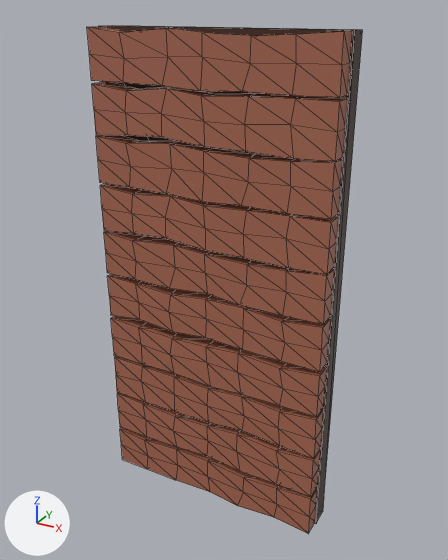
The glTF model client-native/assets/models/wall_wst_Side.glb, before and after one commit.
The view is the same before and after, from a 50 mm camera at (1.14, -2.42, 2.06) aimed at (0.02, -0.38, 1.05). The axes (+X, +Y, +Z) are drawn at lower left. The lights are the same throughout. The picture after the commit comes second. Mesh edges are drawn as thin lines. Where no turn or scale is listed for an object, it has been applied to the vertices. Vertices at exactly the same position are counted once.

Before the edit, the objects in view are built like this:
```python
me_cube_024 = bpy.data.meshes.new('Cube.024')
me_cube_024.from_pydata(...)  # a box spanning x -0.5..0.5, y -0.42..-0.34, z 0.0..2.0
me_cube_024.materials.append(mat_defaultmaterial)
me_cube_027 = bpy.data.meshes.new('Cube.027')
me_cube_027.from_pydata(...)  # 420 vertices, 800 faces; spans x -0.49..0.49, y -0.5..-0.41, z 0.0..2.0
me_cube_027.materials.append(mat_defaultmaterial_001)
ob_cube_015 = bpy.data.objects.new('Cube.015', me_cube_024)
ob_cube_015.location = (0.0, 0.0, 0.0)
ob_cube_018 = bpy.data.objects.new('Cube.018', me_cube_027)
ob_cube_018.location = (0.0, 0.0, 0.0)
```
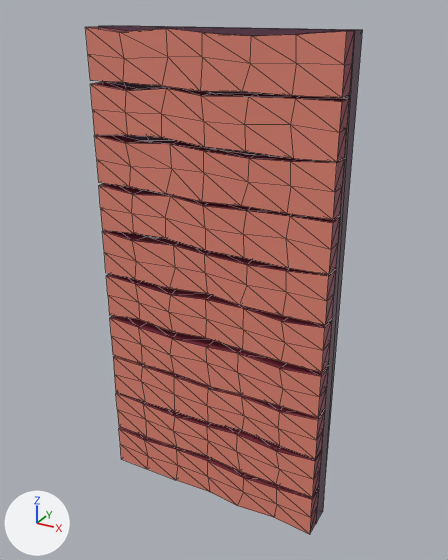
Pixel boxes (x1, y1, x2, y2) of what changed, in the pictures (448 x 560 px; the box of a moved part takes in the faces that stretch with it):
'Cube.018', reshaped
    before: (87, 27, 352, 534)
    after: (85, 27, 355, 534)
part 1 of me_cube_024, recoloured
    both: (99, 25, 363, 523)
part 2 of me_cube_027, moved or reshaped
    before: (87, 27, 352, 534)
    after: (85, 27, 355, 534)
part 3 of me_cube_027, recoloured (lighter)
    both: (90, 28, 341, 517)
part 4 of me_cube_027, recoloured (lighter)
    both: (90, 28, 341, 517)

Diff of the bpy script that builds the scene:
```diff
--- a/client-native/assets/models/wall_wst_Side.glb.py
+++ b/client-native/assets/models/wall_wst_Side.glb.py
@@ img_otterisk_96_32x @@
+img_otterisk_96_32x = load_image('otterisk-96-32x', '_unpacked/otterisk-96-32x', 3072, 32, 'sRGB')
@@ mat_material @@
+mat_material = bpy.data.materials.new('Material')
+# uses the picture img_otterisk_96_32x
@@ me_cube_024 @@
 me_cube_024.from_pydata(...)  # 8 vertices, 12 faces; spans x -0.5..0.5, y -0.42..-0.34, z 0.0..2.0
 # used by ob_cube_015; location = (0.0, 0.0, 0.0)
+# me_cube_024 part 1: 12 faces centred in x -0.5..0.5, y -0.42..-0.34, z 0.0..2.0 are repainted in the vertex colours; the middle colour goes from brown #40281b to white #ffffff
 me_cube_024.materials.append(mat_defaultmaterial)
@@ me_cube_027 @@
 # used by ob_cube_018; location = (0.0, 0.0, 0.0)
-me_cube_027.from_pydata(...)  # 420 vertices, 800 faces; spans x -0.49..0.49, y -0.5..-0.41, z 0.0..2.0
+me_cube_027.from_pydata(...)  # 377 vertices, 714 faces; spans x -0.5..0.5, y -0.5..-0.42, z 0.0..2.0
+# me_cube_027 part 2: 31 vertices moved from x -0.49..0.49, y -0.5..-0.42, z 0.1..1.9 to x -0.5..0.5, y -0.5..-0.42, z 0.1..1.9; 149 vertices removed from x -0.49..0.49, y -0.5..-0.41, z 0.0..2.0; 106 vertices added at x -0.5..0.5, y -0.5..-0.42, z 0.0..2.0
+# me_cube_027 part 3: 286 kept faces spanning x -0.5..0.5, y -0.5..-0.42, z 0.0..2.0 get new vertex colours; the middle colour goes from brown #a96953 to white #ffffff
+# me_cube_027 part 4: 286 faces spanning x -0.5..0.5, y -0.5..-0.42, z 0.0..2.0 switch from mat_defaultmaterial_001 to mat_material
```
